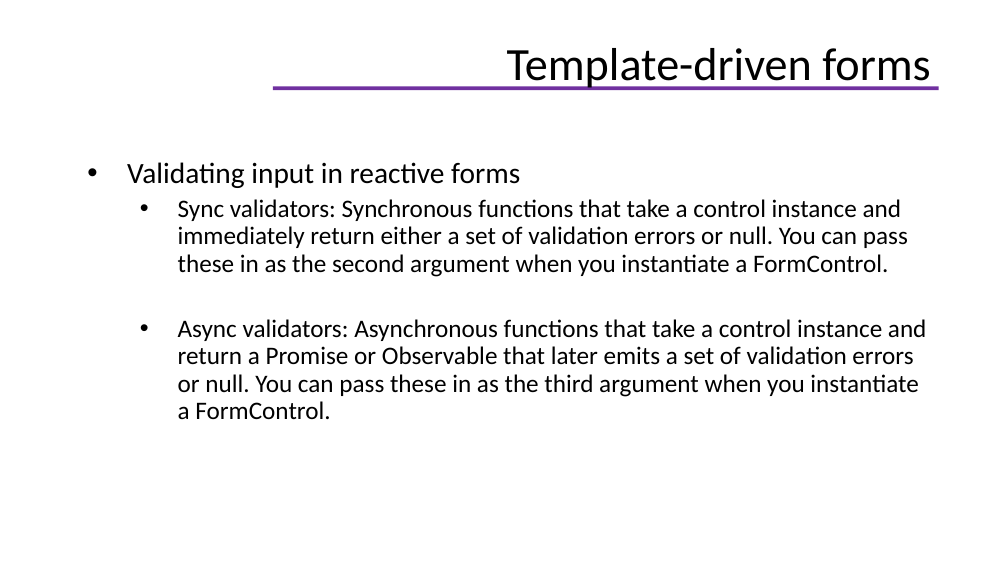
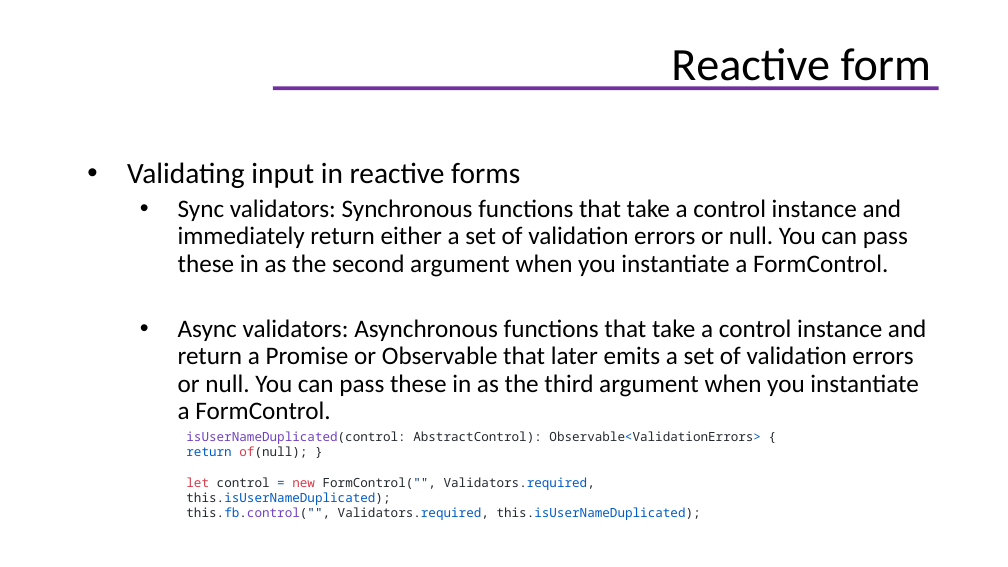
Before and after one commit to helenhash/angular-training, a slide deck: slide 78 of docs/Angular Training.pptx (slide 77 before the commit). Drawn at 1008x567 pixels with LibreOffice and Linux fonts; fonts in the diff are those of the drawing; background and template pictures are left out. Boxes give left, top, right and bottom in pixels: in the first picture for what was removed or moved away, otherwise in the second. Text is boxed around its words. In the diff, an @@ line names an element or a change of style, - is before the commit and + after.

```diff
--- a/docs/Angular Training.pptx
+++ b/docs/Angular Training.pptx
@@ title at [671,48,931,90]: text changed @@
-Template-driven forms
+Reactive form
@@ text added at [186,431,761,520], 9 pt, text #24292E @@
+isUserNameDuplicated(control: AbstractControl): Observable<ValidationErrors> { return of(null); }
+let control = new FormControl("", Validators.required, this.isUserNameDuplicated);
+this.fb.control("", Validators.required, this.isUserNameDuplicated);
```
Also in this commit, not shown: 19 other slides changed, 3 slides added.
